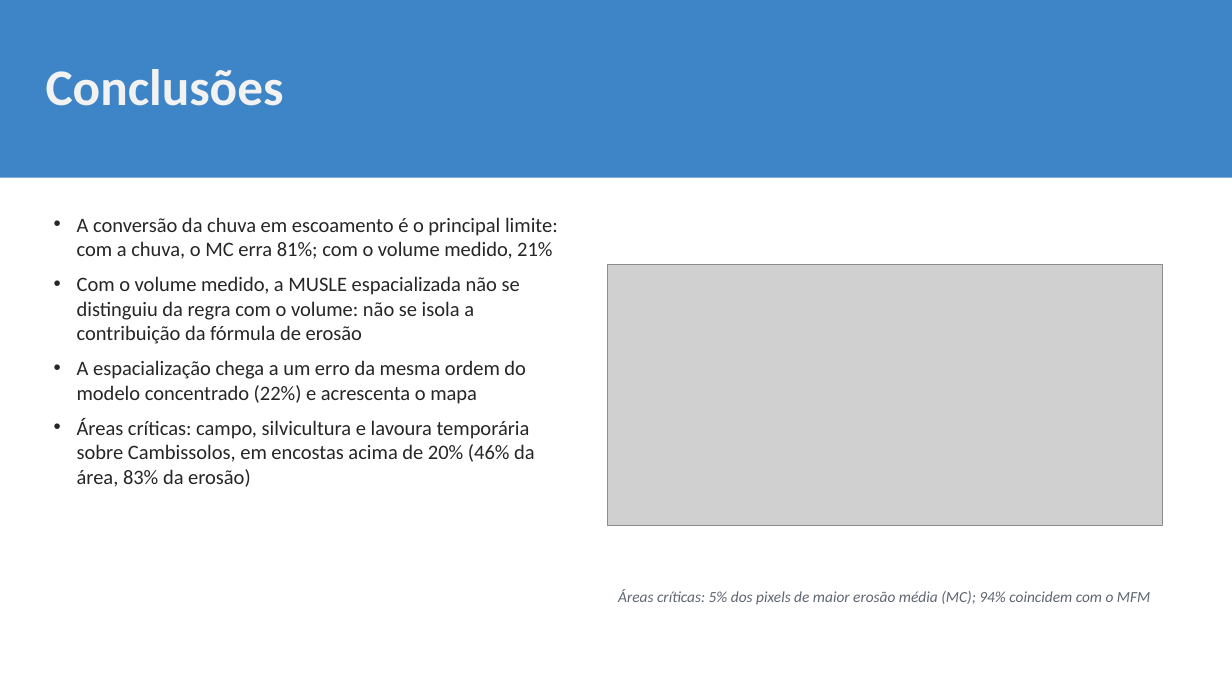
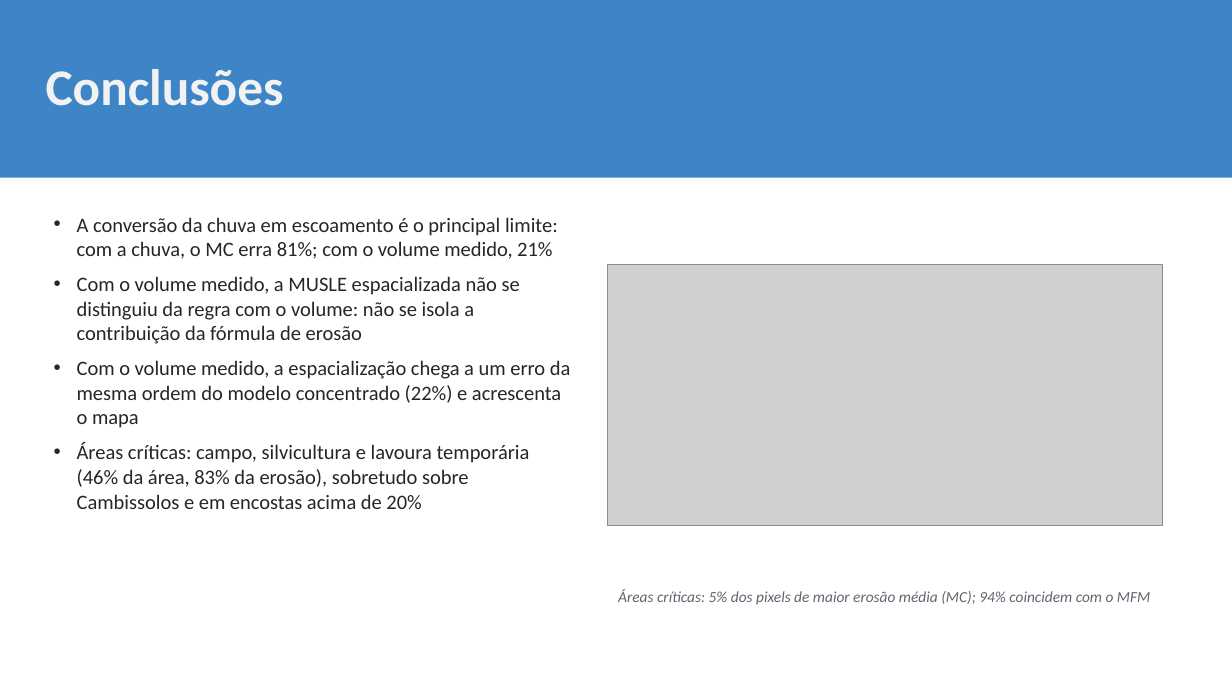
Before and after one commit to mateusvivarelli/TCC, a slide deck: slide 30 of Apresentacao/slideTCC_18-11_sugestoes.pptx. Drawn at 1232x693 pixels with LibreOffice and Linux fonts; fonts in the diff are those of the drawing; grey boxes stand for pictures; background and template pictures are left out. Boxes give left, top, right and bottom in pixels: in the first picture for what was removed or moved away, otherwise in the second. Text is boxed around its words. In the diff, an @@ line names an element or a change of style, - is before the commit and + after.

```diff
--- a/Apresentacao/slideTCC_18-11_sugestoes.pptx
+++ b/Apresentacao/slideTCC_18-11_sugestoes.pptx
@@ text at (77,360,571,509): text changed @@
-• A espacialização chega a um erro da mesma ordem do modelo concentrado (22%) e acrescenta o mapa
-• Áreas críticas: campo, silvicultura e lavoura temporária sobre Cambissolos, em encostas acima de 20% (46% da área, 83% da erosão)
+• Com o volume medido, a espacialização chega a um erro da mesma ordem do modelo concentrado (22%) e acrescenta o mapa
+• Áreas críticas: campo, silvicultura e lavoura temporária (46% da área, 83% da erosão), sobretudo sobre Cambissolos e em encostas acima de 20%
```
Also in this commit, not shown: 9 other slides changed, 11 other files.
